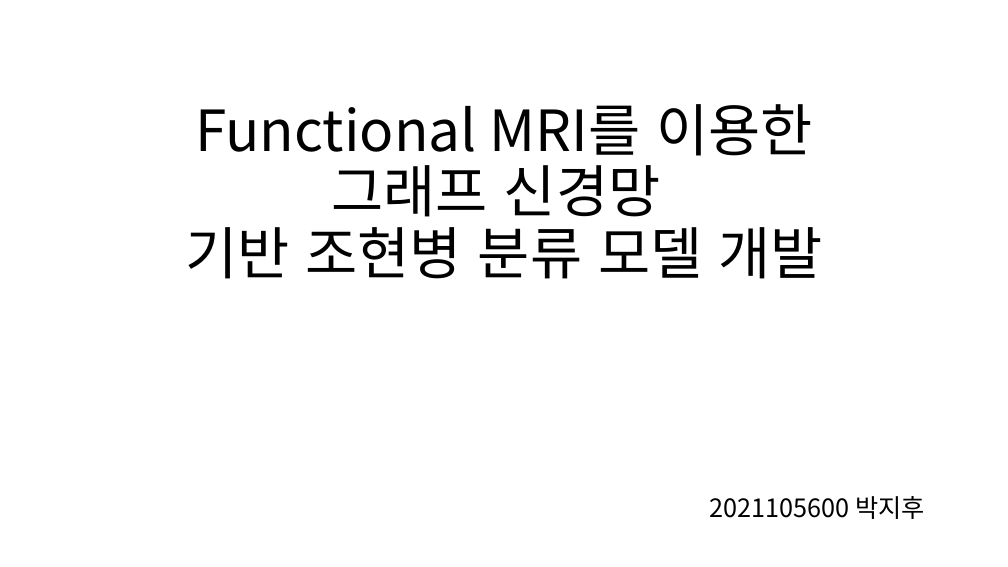
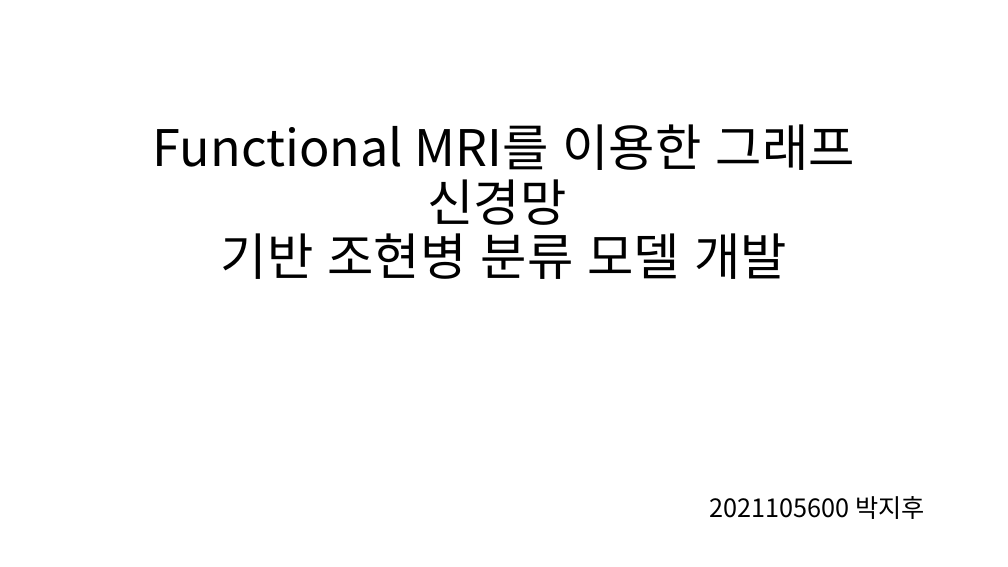
Before and after one commit to janett105/GNN_SCHZ, a slide deck: slide 1 of Presentation/초기 발표.pptx. Drawn at 1008x567 pixels with LibreOffice and Linux fonts; fonts in the diff are those of the drawing. Boxes give left, top, right and bottom in pixels: in the first picture for what was removed or moved away, otherwise in the second. Text is boxed around its words. In the diff, an @@ line names an element or a change of style, - is before the commit and + after.

```diff
--- a/Presentation/초기 발표.pptx
+++ b/Presentation/초기 발표.pptx
@@ title "Functional MRI를 이용한 그래프 신경망 ..." at <box>153,124,855,279</box>: size 54 to 48 pt @@
```
Also in this commit, not shown: 4 other slides changed, 1 slide added, 3 slides removed, 1 other file.
